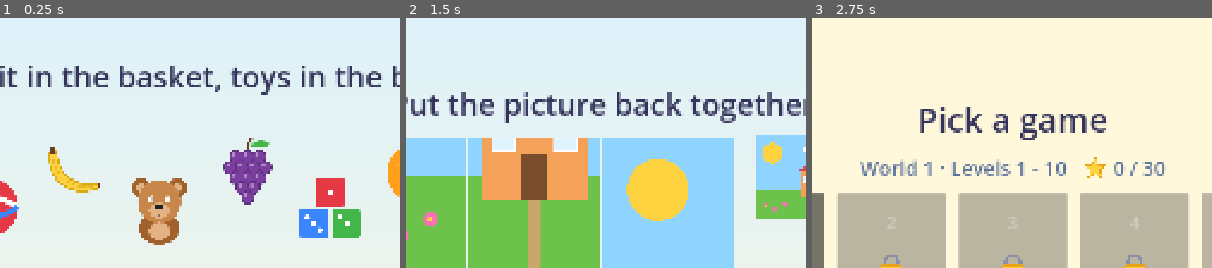
Above: before the commit, frames 1-3 (left to right).
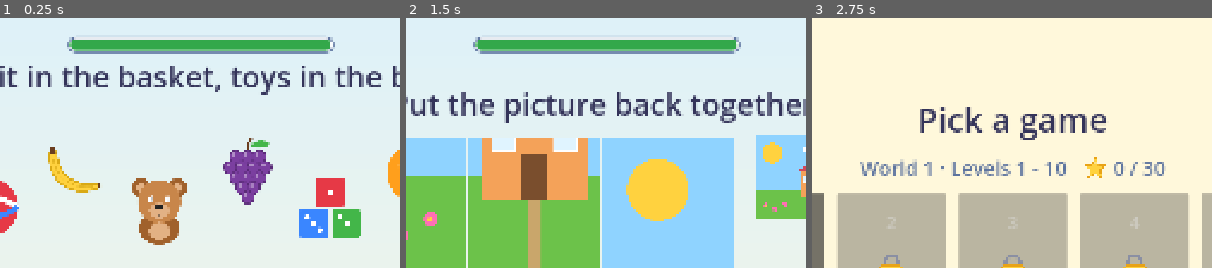
Above: after the commit, the same moments.

Repository: Joshua5689/kidzpuzzleapp
Game: Godot game, scene res://Scenes/Levels/Level17_SortToys.tscn
Same seed, same stepped clock (60 frames per second), same inputs: the game is played once before the commit and once after it. This scene is started directly instead of the project's main scene.
Inputs:
- Up to frame 1 (0.25 s): no input
- Up to frame 2 (1.5 s): click "◀" at 0.5 s; click "1 Puzzle" at 1.25 s
- Up to frame 3 (2.75 s): click "◀" at 2 s
The pictures show only the part of the screen within x 25-75%, y 0-50%; the shares and areas given below are measured in that part.

The runs differ from the first frame. In frame 1, 3.7% of the frame differs, in the area x 16-84%, y 7-15%; in frame 2, 3.7%; in frame 3, nothing differs.

Commit message:
Rename to "Doodle Bee - Puzzle and Play"; timer on every level
- Game title "Doodle Bee - Puzzle and Play" (title screen and main menu
  show "Doodle Bee" with "Puzzle and Play" underneath); launcher label
  "Doodle Bee"; app id com.doodlebees.puzzleandplay
- Fixed save folder (custom user dir "DoodleBee") so future renames keep
  players' progress
- Levels 1-20 now timed too (30-150 s, generous for ages 2-6); running
  out still only caps stars at 1

Co-Authored-By: Claude Opus 5.5 <noreply@anthropic.com>

Diff:
--- a/Scenes/Levels/Level01_Puzzle.tscn
+++ b/Scenes/Levels/Level01_Puzzle.tscn
@@ -5,4 +5,5 @@
 
 [node name="Level01_Puzzle" instance=ExtResource("1_base")]
 level_number = 1
+time_limit = 90.0
 image = ExtResource("2_image")
--- a/Scenes/Levels/Level02_CountNumbers.tscn
+++ b/Scenes/Levels/Level02_CountNumbers.tscn
@@ -5,6 +5,7 @@
 
 [node name="Level02_CountNumbers" instance=ExtResource("1_base")]
 level_number = 2
+time_limit = 90.0
 prompt_text = "How many stars?"
 item_texture = ExtResource("2_item")
 rounds = Array[int]([3, 5, 2, 4])
--- a/Scenes/Levels/Level03_FindColours.tscn
+++ b/Scenes/Levels/Level03_FindColours.tscn
@@ -8,6 +8,7 @@
 
 [node name="Level03_FindColours" unique_id=329534861 instance=ExtResource("1_base")]
 level_number = 3
+time_limit = 45.0
 prompt_text = "Find all the RED balloons!"
 correct_items = Array[NodePath]([NodePath("Layout/ItemsContainer/RedBalloon1"), NodePath("Layout/ItemsContainer/RedBalloon2"), NodePath("Layout/ItemsContainer/RedBalloon3")])
 
--- a/Scenes/Levels/Level04_FindFruit.tscn
+++ b/Scenes/Levels/Level04_FindFruit.tscn
@@ -8,6 +8,7 @@
 
 [node name="Level04_FindFruit" instance=ExtResource("1_base")]
 level_number = 4
+time_limit = 30.0
 prompt_text = "Find the apple!"
 correct_items = Array[NodePath]([NodePath("Layout/ItemsContainer/Apple")])
 
--- a/Scenes/Levels/Level05_ColourObject.tscn
+++ b/Scenes/Levels/Level05_ColourObject.tscn
@@ -5,6 +5,7 @@
 
 [node name="Level05_ColourObject" instance=ExtResource("1_base")]
 level_number = 5
+time_limit = 120.0
 prompt_text = "Colour the car!"
 
 [node name="LineArt" parent="Layout/Canvas" index="1"]
--- a/Scenes/Levels/Level06_DogMaze.tscn
+++ b/Scenes/Levels/Level06_DogMaze.tscn
@@ -6,6 +6,7 @@
 
 [node name="Level06_DogMaze" instance=ExtResource("1_base")]
 level_number = 6
+time_limit = 60.0
 prompt_text = "Help the dog find the bone!"
 layout = PackedStringArray("###########", "#S..#.....#", "#.#.#.###.#", "#.#...#...#", "#.#####.#.#", "#.......#E#", "###########")
 player_texture = ExtResource("2_dog")
--- a/Scenes/Levels/Level07_SpotDifferences.tscn
+++ b/Scenes/Levels/Level07_SpotDifferences.tscn
@@ -7,6 +7,7 @@
 
 [node name="Level07_SpotDifferences" instance=ExtResource("1_base")]
 level_number = 7
+time_limit = 120.0
 prompt_text = "Find the 5 differences!"
 
 [node name="SceneImage" parent="Layout/PlayArea/Pictures" index="0"]
--- a/Scenes/Levels/Level08_BikeShapes.tscn
+++ b/Scenes/Levels/Level08_BikeShapes.tscn
@@ -9,6 +9,7 @@
 
 [node name="Level08_BikeShapes" instance=ExtResource("1_base")]
 level_number = 8
+time_limit = 90.0
 prompt_text = "Find the shapes in the bike!"
 
 [node name="SceneImage" parent="Layout/PlayArea/Pictures" index="0"]
--- a/Scenes/Levels/Level09_TraceNumber.tscn
+++ b/Scenes/Levels/Level09_TraceNumber.tscn
@@ -4,6 +4,7 @@
 
 [node name="Level09_TraceNumber" instance=ExtResource("1_base")]
 level_number = 9
+time_limit = 90.0
 prompt_text = "Trace the number!"
 
 [node name="Number1" type="Node2D" parent="Layout/Board/Guides"]
--- a/Scenes/Levels/Level10_FindFrogsFish.tscn
+++ b/Scenes/Levels/Level10_FindFrogsFish.tscn
@@ -9,6 +9,7 @@
 
 [node name="Level10_FindFrogsFish" instance=ExtResource("1_base")]
 level_number = 10
+time_limit = 120.0
 prompt_text = "Find the frogs, fish and gift!"
 
 [node name="SceneImage" parent="Layout/PlayArea/Pictures" index="0"]
--- a/Scenes/Levels/Level11_CountDucks.tscn
+++ b/Scenes/Levels/Level11_CountDucks.tscn
@@ -5,6 +5,7 @@
 
 [node name="Level11_CountDucks" instance=ExtResource("1_base")]
 level_number = 11
+time_limit = 90.0
 prompt_text = "How many ducks?"
 item_texture = ExtResource("r2")
 rounds = Array[int]([4, 6, 8, 5])
--- a/Scenes/Levels/Level12_FarmPuzzle.tscn
+++ b/Scenes/Levels/Level12_FarmPuzzle.tscn
@@ -5,6 +5,7 @@
 
 [node name="Level12_FarmPuzzle" instance=ExtResource("1_base")]
 level_number = 12
+time_limit = 150.0
 prompt_text = "Put the farm back together!"
 image = ExtResource("r2")
 rows = 3
--- a/Scenes/Levels/Level13_OddOneOut.tscn
+++ b/Scenes/Levels/Level13_OddOneOut.tscn
@@ -8,6 +8,7 @@
 
 [node name="Level13_OddOneOut" instance=ExtResource("1_base")]
 level_number = 13
+time_limit = 30.0
 prompt_text = "Which one is different?"
 correct_items = Array[NodePath]([NodePath("Layout/ItemsContainer/ToyCar")])
 
--- a/Scenes/Levels/Level14_MemoryPairs.tscn
+++ b/Scenes/Levels/Level14_MemoryPairs.tscn
@@ -8,5 +8,6 @@
 
 [node name="Level14_MemoryPairs" instance=ExtResource("1_base")]
 level_number = 14
+time_limit = 90.0
 prompt_text = "Find the pairs!"
 card_faces = Array[Texture2D]([ExtResource("r2"), ExtResource("r3"), ExtResource("r4"), ExtResource("r5")])
--- a/Scenes/Levels/Level15_ColourButterfly.tscn
+++ b/Scenes/Levels/Level15_ColourButterfly.tscn
@@ -5,6 +5,7 @@
 
 [node name="Level15_ColourButterfly" instance=ExtResource("1_base")]
 level_number = 15
+time_limit = 150.0
 prompt_text = "Colour the butterfly!"
 
 [node name="LineArt" parent="Layout/Canvas" index="1"]
--- a/Scenes/Levels/Level16_BeeMaze.tscn
+++ b/Scenes/Levels/Level16_BeeMaze.tscn
@@ -6,6 +6,7 @@
 
 [node name="Level16_BeeMaze" instance=ExtResource("1_base")]
 level_number = 16
+time_limit = 90.0
 prompt_text = "Help the bee find the flower!"
 layout = PackedStringArray("#############", "#S....#.....#", "#.###.#.###.#", "#...#...#...#", "###.#####.#.#", "#...#.....#.#", "#.###.#####.#", "#.....#....E#", "#############")
 player_texture = ExtResource("r2")
--- a/Scenes/Levels/Level17_SortToys.tscn
+++ b/Scenes/Levels/Level17_SortToys.tscn
@@ -16,6 +16,7 @@
 
 [node name="Level17_SortToys" instance=ExtResource("1_base")]
 level_number = 17
+time_limit = 90.0
 prompt_text = "Fruit in the basket, toys in the box!"
 
 [node name="Basket" type="TextureRect" parent="Layout/PlayArea/Bins"]
--- a/Scenes/Levels/Level18_ParkDifferences.tscn
+++ b/Scenes/Levels/Level18_ParkDifferences.tscn
@@ -7,6 +7,7 @@
 
 [node name="Level18_ParkDifferences" instance=ExtResource("1_base")]
 level_number = 18
+time_limit = 120.0
 prompt_text = "Find the 6 differences!"
 
 [node name="SceneImage" parent="Layout/PlayArea/Pictures" index="0"]
--- a/Scenes/Levels/Level19_TraceLetters.tscn
+++ b/Scenes/Levels/Level19_TraceLetters.tscn
@@ -4,6 +4,7 @@
 
 [node name="Level19_TraceLetters" instance=ExtResource("1_base")]
 level_number = 19
+time_limit = 120.0
 prompt_text = "Trace the letter!"
 
 [node name="LetterA" type="Node2D" parent="Layout/Board/Guides"]
--- a/Scenes/Levels/Level20_NightSky.tscn
+++ b/Scenes/Levels/Level20_NightSky.tscn
@@ -9,6 +9,7 @@
 
 [node name="Level20_NightSky" instance=ExtResource("1_base")]
 level_number = 20
+time_limit = 120.0
 prompt_text = "Find the moon, the stars and the owl!"
 
 [node name="SceneImage" parent="Layout/PlayArea/Pictures" index="0"]
--- a/Scenes/UI/MainMenu.tscn
+++ b/Scenes/UI/MainMenu.tscn
@@ -35,7 +35,14 @@
 layout_mode = 2
 theme_override_colors/font_color = Color(0.2, 0.2, 0.35, 1)
 theme_override_font_sizes/font_size = 120
-text = "Puddle Jump"
+text = "Doodle Bee"
+horizontal_alignment = 1
+
+[node name="SubtitleLabel" type="Label" parent="Layout"]
+layout_mode = 2
+theme_override_colors/font_color = Color(0.36, 0.45, 0.62, 1)
+theme_override_font_sizes/font_size = 56
+text = "Puzzle and Play"
 horizontal_alignment = 1
 
 [node name="PlayerRow" type="HBoxContainer" parent="Layout"]
--- a/Scenes/UI/Splash.gd
+++ b/Scenes/UI/Splash.gd
@@ -1,5 +1,5 @@
 extends Control
-## Title screen shown when the app starts: the Puddle Jump picture fades in,
+## Title screen shown when the app starts: the title picture fades in,
 ## the title bounces in, then after a moment (or a tap) it moves on to
 ## "Who's playing?".
 
--- a/Scenes/UI/Splash.tscn
+++ b/Scenes/UI/Splash.tscn
@@ -38,16 +38,34 @@
 layout_mode = 1
 anchors_preset = 10
 anchor_right = 1.0
-offset_top = 40.0
-offset_bottom = 230.0
+offset_top = 14.0
+offset_bottom = 160.0
 grow_horizontal = 2
 theme_override_colors/font_color = Color(1, 1, 1, 1)
 theme_override_colors/font_outline_color = Color(0.2, 0.45, 0.2, 1)
 theme_override_colors/font_shadow_color = Color(0, 0, 0, 0.25)
 theme_override_constants/outline_size = 28
 theme_override_constants/shadow_offset_y = 8
-theme_override_font_sizes/font_size = 150
-text = "Puddle Jump"
+theme_override_font_sizes/font_size = 124
+text = "Doodle Bee"
+horizontal_alignment = 1
+vertical_alignment = 1
+
+[node name="SubtitleLabel" type="Label" parent="TitleLabel"]
+layout_mode = 1
+anchors_preset = 12
+anchor_top = 1.0
+anchor_right = 1.0
+anchor_bottom = 1.0
+offset_top = -8.0
+offset_bottom = 50.0
+grow_horizontal = 2
+grow_vertical = 0
+theme_override_colors/font_color = Color(1, 1, 1, 1)
+theme_override_colors/font_outline_color = Color(0.2, 0.45, 0.2, 1)
+theme_override_constants/outline_size = 16
+theme_override_font_sizes/font_size = 50
+text = "Puzzle and Play"
 horizontal_alignment = 1
 vertical_alignment = 1
 
--- a/project.godot
+++ b/project.godot
@@ -10,7 +10,9 @@
 
 [application]
 
-config/name="Puddle Jump"
+config/name="Doodle Bee - Puzzle and Play"
+config/use_custom_user_dir=true
+config/custom_user_dir_name="DoodleBee"
 run/main_scene="res://Scenes/UI/Splash.tscn"
 config/features=PackedStringArray("4.7", "Mobile")
 boot_splash/bg_color=Color(0.73, 0.8, 0.72, 1)
Not shown, changed: export_presets.cfg
Not shown, changed: CLAUDE.md
